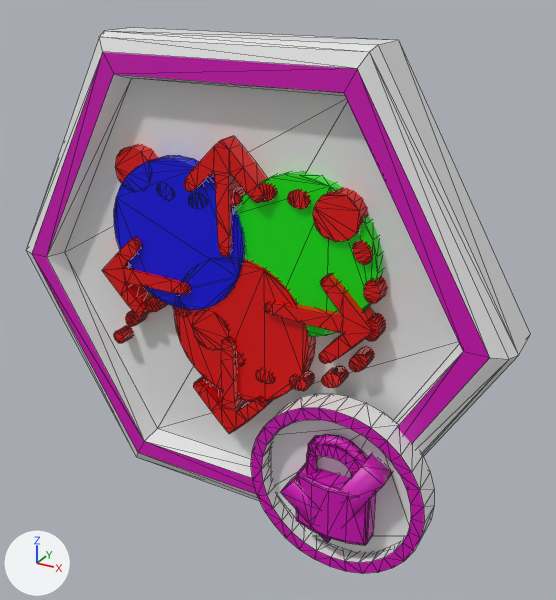
A saved change to the COLLADA model Graph/Models/old/hamiltonian_random.dae.
Before and after are seen from a 50 mm camera at (1.36, -2.31, 1.08) aimed at (0.14, -0.1, -0.03). The axes (+X, +Y, +Z) are drawn at lower left. The lights are the same throughout. Mesh edges are drawn as thin lines. Where no turn or scale is listed for an object, it has been applied to the vertices.

In view in the first picture: 'Checkmark', 'Lock', 'Planar', 'kColor', 'node'.
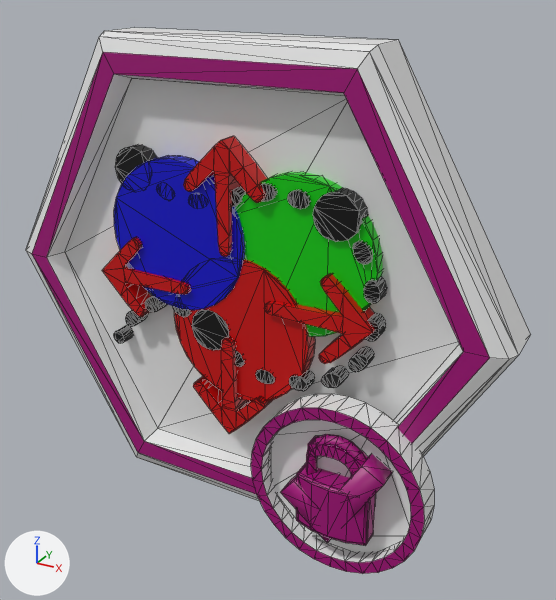
Commit message: Fixed the colors on level select

What changed in the scene script:
```text
Change mat_material_002:
    mat_material_002.base_color: (0.0, 0.8, 0.0) -> (0.0, 0.604, 0.0)  # green #00e700 -> green #00cc00
Change mat_material_003:
    mat_material_003.base_color: (0.0, 0.0, 0.8) -> (0.0, 0.0, 0.604)  # blue #0000e7 -> blue #0000cc
Change mat_material:
    mat_material.base_color: (0.8, 0.0, 0.0) -> (0.604, 0.0, 0.0)  # red #e70000 -> red #cc0000
Change mat_material_001:
    mat_material_001.base_color: (0.64, 0.0000724, 0.476) -> (0.367, 0.0, 0.192)  # pink #d100b7 -> pink #a30079
Change mat_material_005:
    mat_material_005.base_color: (0.8, 0.0, 0.0) -> (0.0, 0.0, 0.0)  # red #e70000 -> black #000000
Change mat_material_001_002:
    mat_material_001_002.base_color: (0.64, 0.0000724, 0.476) -> (0.367, 0.0, 0.192)  # pink #d100b7 -> pink #a30079
Change mat_material_004:
    mat_material_004.base_color: (0.8, 0.0, 0.0) -> (0.604, 0.0, 0.0)  # red #e70000 -> red #cc0000
```

Boxes [x1, y1, x2, y2] around the edits, measured in the pictures (556 x 600 px):
'node', recoloured: [26, 28, 530, 574] in both
'kColor', recoloured: [114, 155, 383, 401] in both
'Planar', recoloured: [102, 136, 375, 434] in both
'Lock', recoloured: [296, 434, 376, 546] in both
'Checkmark', recoloured: [280, 453, 392, 543] in both
